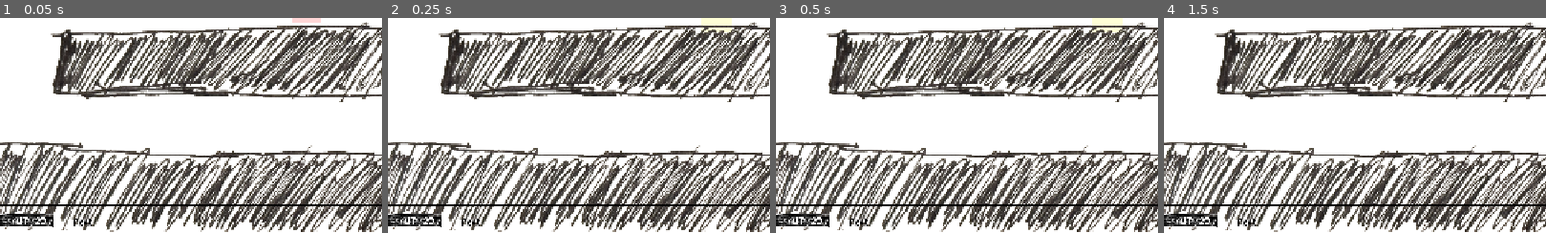
Above: before the commit, frames 1-4 (left to right).
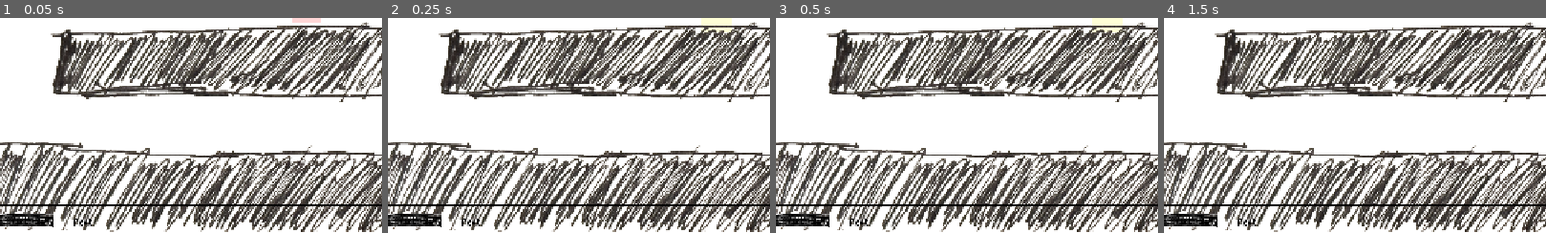
Above: after the commit, the same moments.

Repository: OzuYatamutsu/notebook-tower-defense
Game: Godot game, scene res://levels/level_cools.tscn
Same seed, same stepped clock (60 frames per second), same inputs: the game is played once before the commit and once after it. This scene is started directly instead of the project's main scene.
Inputs (mouse positions are % of the whole screen's width and height, from its top left):
- Up to frame 1 (0.05 s): no input
- Up to frame 2 (0.25 s): no input
- Up to frame 3 (0.5 s): no input
- Up to frame 4 (1.5 s): click "SFX: ON" at 0.5 s; click (86, 17) at 1.25 s
The pictures show only the part of the screen within x 7-57%, y 50-100%; the shares and areas given below are measured in that part.

The runs differ from the first frame. In frame 1, 0.1% of the frame differs, in the area x 2-12%, y 92-97%; in frame 2, 0.1%; in frame 3, 0.1%; in frame 4, 0.1%.
Error in both runs: Invalid call. Nonexistent function 'set_max_value' in base 'Control (WaveMeter)'. (res://levels/level.gd:34)

Commit message:
Fix ui crash

Diff:
--- a/components/wave_meter.gd
+++ b/components/wave_meter.gd
@@ -2,7 +2,7 @@
 extends Control
 
 @onready var WavesCountLabel: Label = $TimeBar/WavesCountLabel
-@onready var WaveTimerUI: TimeBar = $WaveTimerUI
+@onready var WaveTimerUI: TimeBar = $TimeBar
 
 func _process(_delta) -> void:
     _update_color()
@@ -18,5 +18,9 @@
     # the current wave has elapsed.
     WavesCountLabel.add_theme_color_override(
         "font_color",
-        clamp(WaveTimerUI.get_timer_percent(), 0.0, 1.0)
+        Color(
+            clamp(WaveTimerUI.get_timer_percent(), 0.0, 1.0),
+            clamp(WaveTimerUI.get_timer_percent(), 0.0, 1.0),
+            clamp(WaveTimerUI.get_timer_percent(), 0.0, 1.0),
+        )
     )
